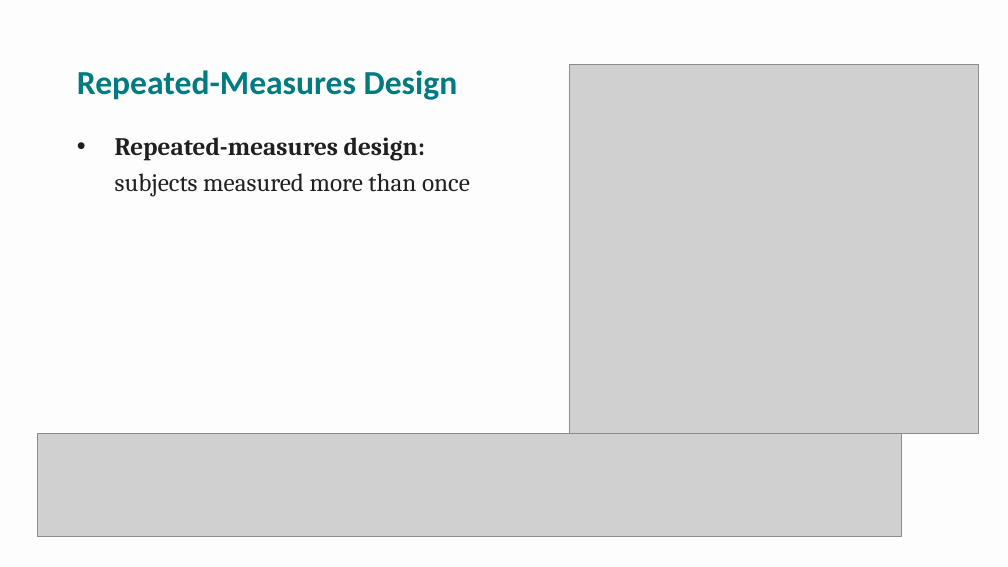
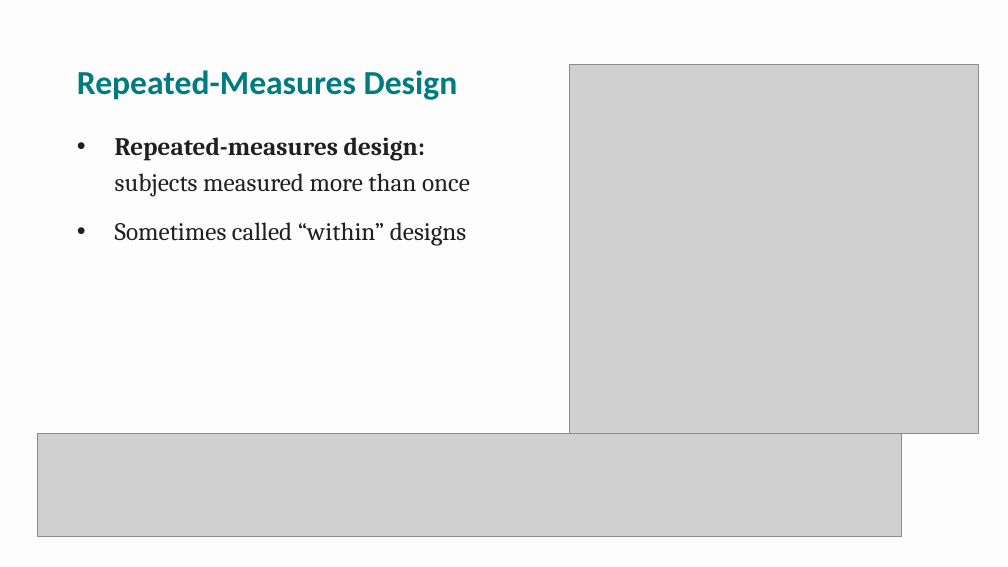
Before and after one commit to npm27/Teaching-Materials, a slide deck: slide 20 of Research Methods/Spring 26/Slides/10 Chapter 10.pptx (slide 21 before the commit). Drawn at 1008x567 pixels with LibreOffice and Linux fonts; fonts in the diff are those of the drawing; grey boxes stand for pictures. Boxes give left, top, right and bottom in pixels: in the first picture for what was removed or moved away, otherwise in the second. Text is boxed around its words. In the diff, an @@ line names an element or a change of style, - is before the commit and + after.

```diff
--- a/Research Methods/Spring 26/Slides/10 Chapter 10.pptx
+++ b/Research Methods/Spring 26/Slides/10 Chapter 10.pptx
@@ text at box(115, 222, 467, 246): paragraph added @@
+• Sometimes called “within” designs
```
Also in this commit, not shown: 8 other slides changed, 1 slide removed, 1 other file.
